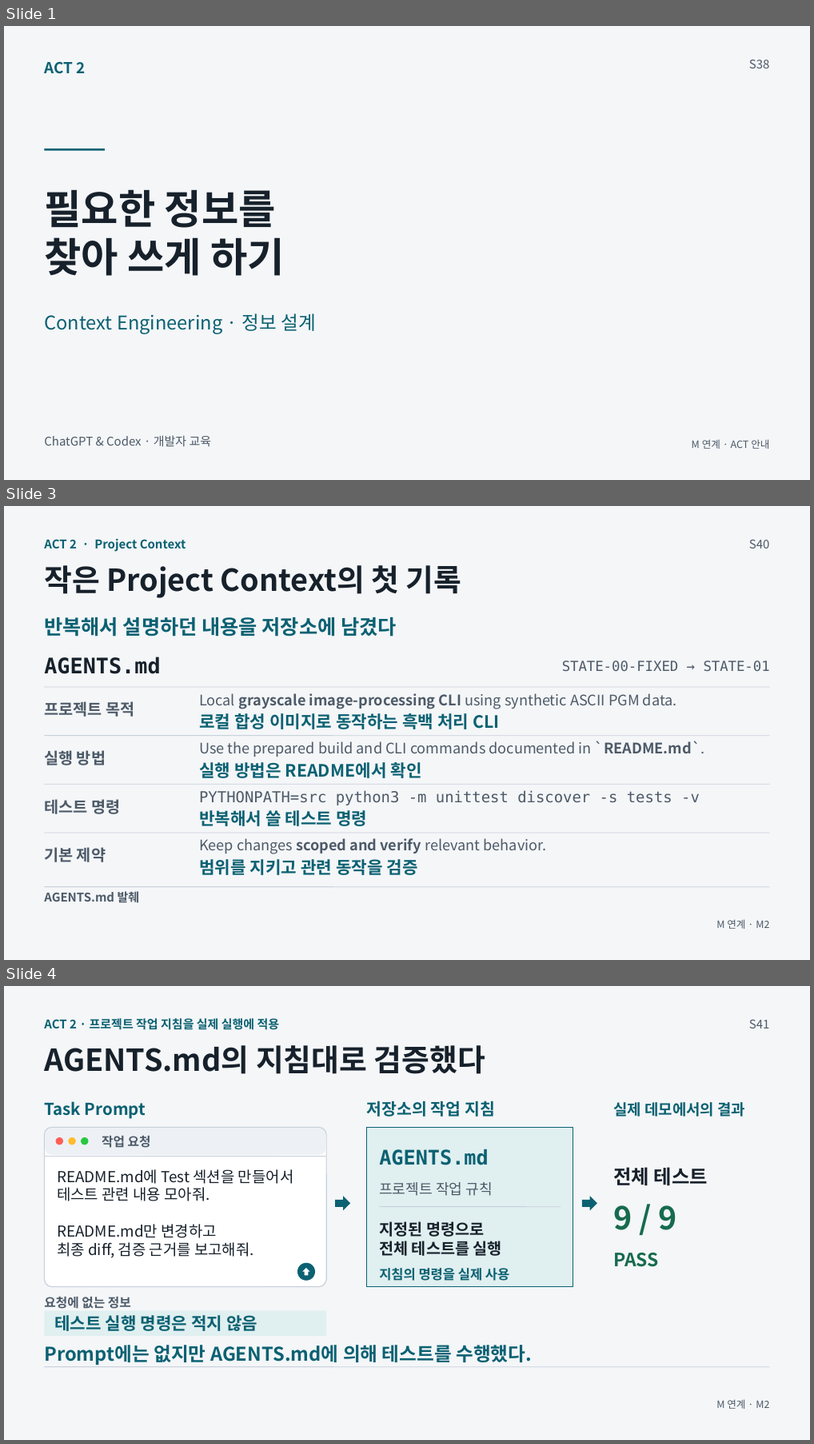
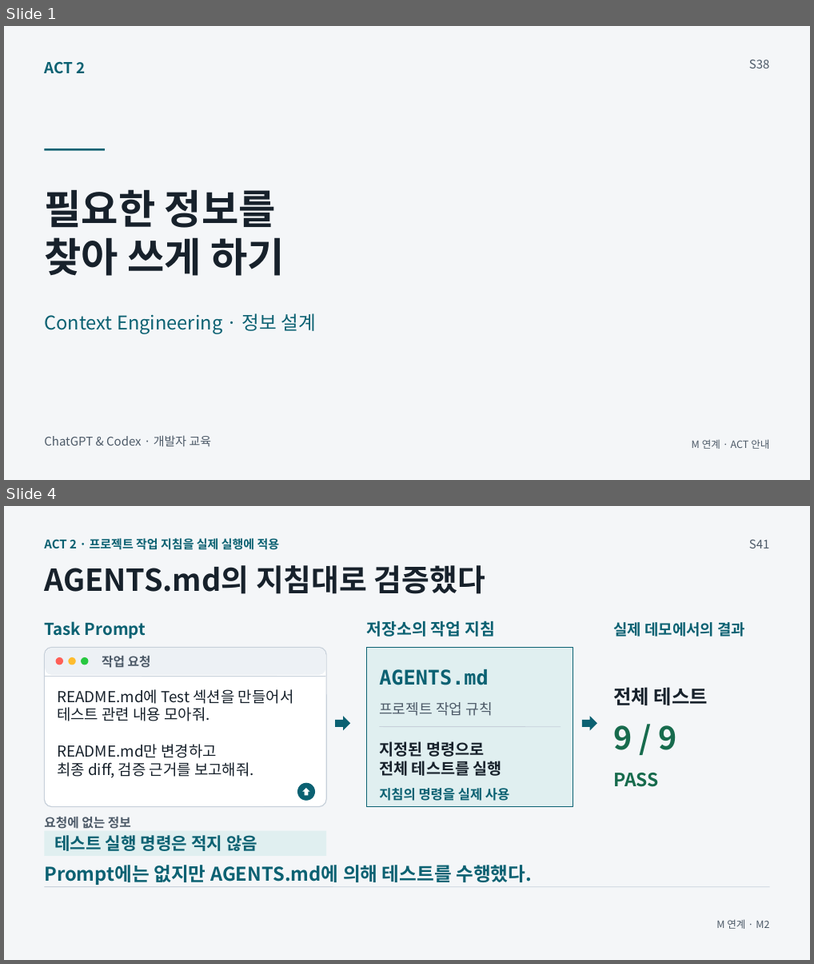
Before and after one commit to GideokKim/ai-dev-training, a slide deck: production/ACT_2.pptx. Shown one above the other, each under a label of ours: slides 1, 3 and 4 before the commit, slides 1 and 4 after it; the slides between them are not shown. The pictures are 814x1444 and 814x964 pixels, drawn with LibreOffice and Linux fonts; fonts in the diff are those of the drawing. Boxes give left, top, right and bottom in pixels: in the first picture for what was removed or moved away, otherwise in the second. Text is boxed around its words. In the diff, an @@ line names an element or a change of style, - is before the commit and + after.

```diff
--- a/production/ACT_2.pptx
+++ b/production/ACT_2.pptx
@@ slide 3 removed at (x1=4, y1=506, x2=810, y2=960), background #F4F6F8 @@
@@ text removed at (x1=44, y1=539, x2=186, y2=552) @@
-ACT 2 · Project Context
@@ text removed at (x1=750, y1=540, x2=770, y2=548) @@
-S40
@@ text removed at (x1=44, y1=565, x2=462, y2=598) @@
-작은 Project Context의 첫 기록
@@ text removed at (x1=44, y1=617, x2=397, y2=636) @@
-반복해서 설명하던 내용을 저장소에 남겼다
@@ text removed at (x1=44, y1=656, x2=160, y2=674) @@
-AGENTS.md
@@ text removed at (x1=562, y1=660, x2=770, y2=671) @@
-STATE-00-FIXED → STATE-01
@@ line removed from (45, 687) to (770, 687) @@
@@ text removed at (x1=199, y1=693, x2=678, y2=709) @@
-Local grayscale image-processing CLI using synthetic ASCII PGM data.
@@ text removed at (x1=44, y1=701, x2=134, y2=716) @@
-프로젝트 목적
@@ text removed at (x1=199, y1=713, x2=500, y2=729) @@
-로컬 합성 이미지로 동작하는 흑백 처리 CLI
@@ line removed from (45, 736) to (770, 736) @@
@@ text removed at (x1=199, y1=740, x2=705, y2=756) @@
-Use the prepared build and CLI commands documented in `README.md`.
@@ text removed at (x1=44, y1=750, x2=106, y2=765) @@
-실행 방법
@@ text removed at (x1=199, y1=762, x2=422, y2=778) @@
-실행 방법은 README에서 확인
@@ line removed from (45, 784) to (770, 784) @@
@@ text removed at (x1=199, y1=790, x2=700, y2=805) @@
-PYTHONPATH=src python3 -m unittest discover -s tests -v
@@ text removed at (x1=44, y1=799, x2=120, y2=814) @@
-테스트 명령
@@ text removed at (x1=199, y1=810, x2=367, y2=826) @@
-반복해서 쓸 테스트 명령
@@ line removed from (45, 832) to (770, 832) @@
@@ text removed at (x1=199, y1=838, x2=547, y2=854) @@
-Keep changes scoped and verify relevant behavior.
@@ text removed at (x1=44, y1=847, x2=106, y2=862) @@
-기본 제약
@@ text removed at (x1=199, y1=859, x2=418, y2=875) @@
-범위를 지키고 관련 동작을 검증
@@ line removed from (45, 887) to (770, 887) @@
@@ text removed at (x1=44, y1=891, x2=140, y2=902) @@
-AGENTS.md 발췌
@@ text removed at (x1=717, y1=919, x2=770, y2=928) @@
-M 연계 · M2
```
Also in this commit, not shown: 3 slides changed, 1 slide added, 36 other files.
